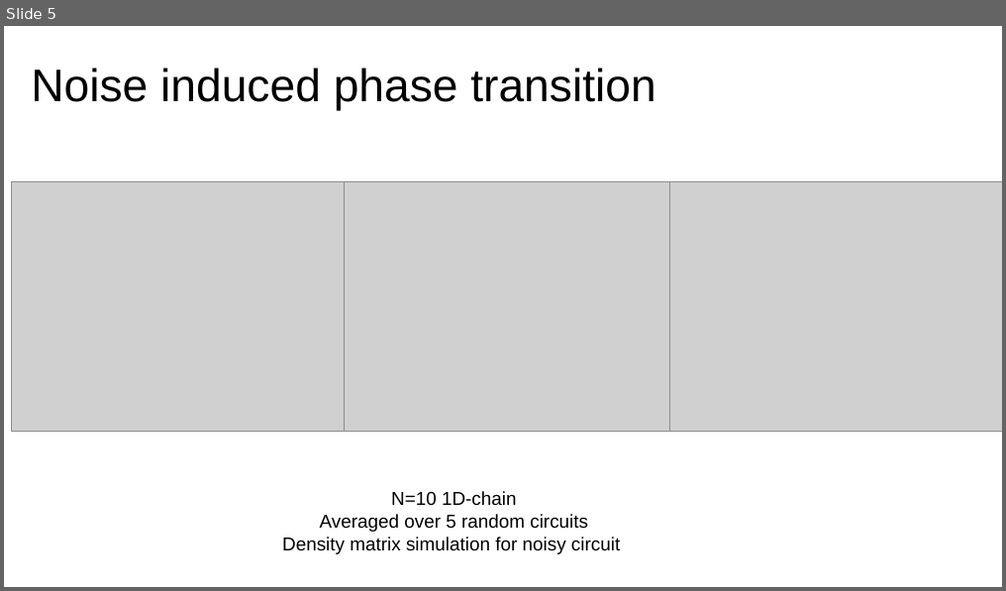
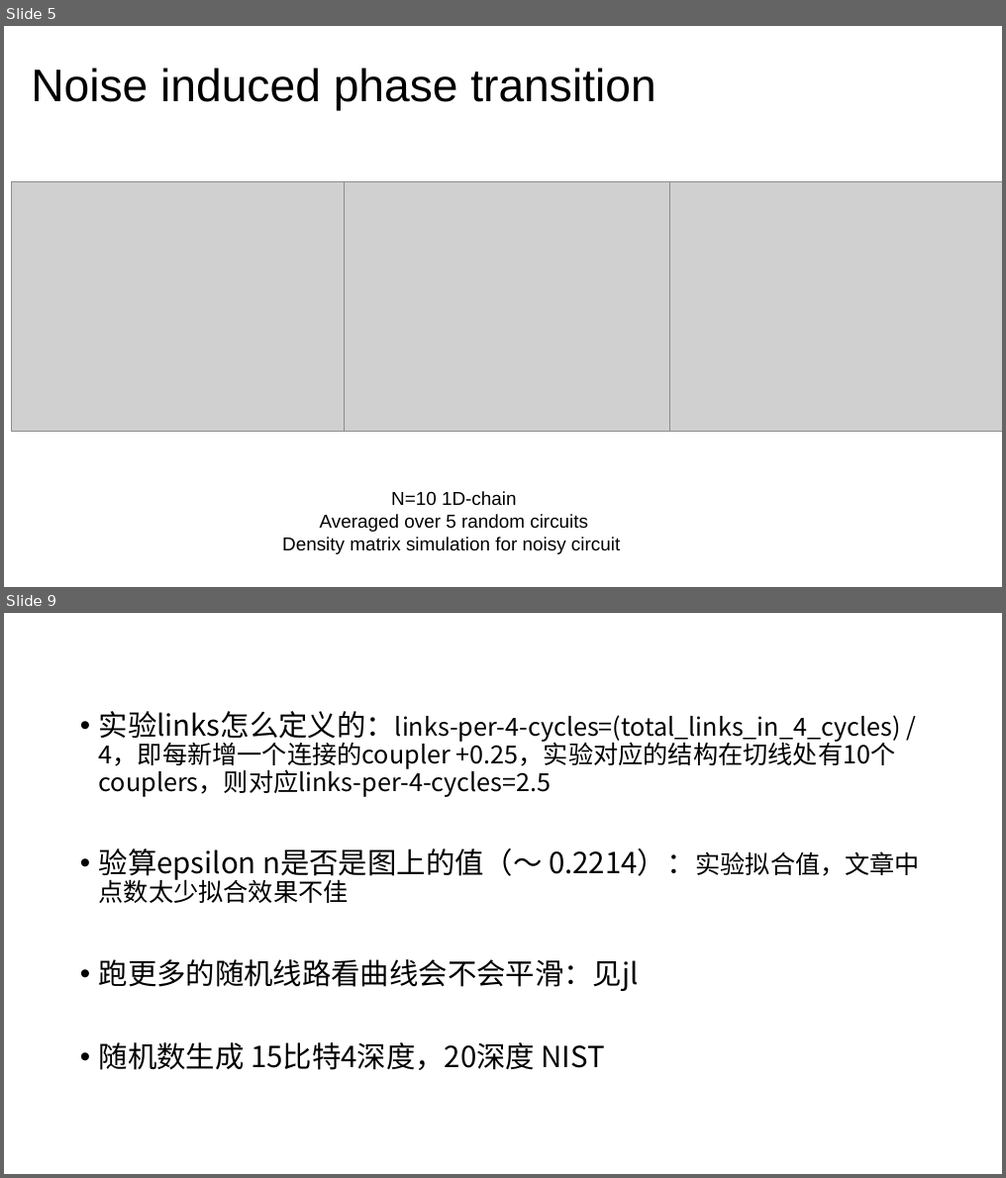
Before and after one commit to inmzhang/xebsim, a slide deck: sim_results.pptx. Shown one above the other, each under a label of ours: slide 5 before the commit, slides 5 and 9 after it; the slides between them are not shown. The pictures are 1006x591 and 1006x1178 pixels, drawn with LibreOffice and Linux fonts; fonts in the diff are those of the drawing; grey boxes stand for pictures. Boxes give left, top, right and bottom in pixels: in the first picture for what was removed or moved away, otherwise in the second. Text is boxed around its words. In the diff, an @@ line names an element or a change of style, - is before the commit and + after.

```diff
--- a/sim_results.pptx
+++ b/sim_results.pptx
@@ slide 9 added at (4,613,1002,1174), background #FFFFFF @@
@@ text added at (99,711,920,1070), 24 pt, text #000000 @@
+• 实验links怎么定义的：links-per-4-cycles=(total_links_in_4_cycles) / 4，即每新增一个连接的coupler +0.25，实验对应的结构在切线处有10个couplers，则对应links-per-4-cycles=2.5
+• 验算epsilon n是否是图上的值（～ 0.2214）：实验拟合值，文章中点数太少拟合效果不佳
+• 跑更多的随机线路看曲线会不会平滑：见jl
+• 随机数生成 15比特4深度，20深度 NIST
```
Also in this commit, not shown: 3 other slides added, 3 other files.
